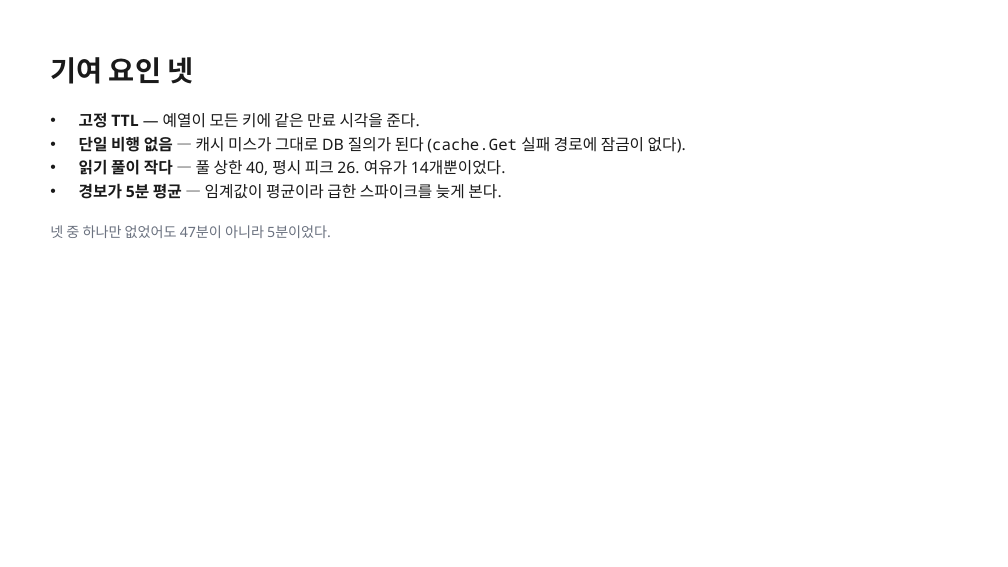
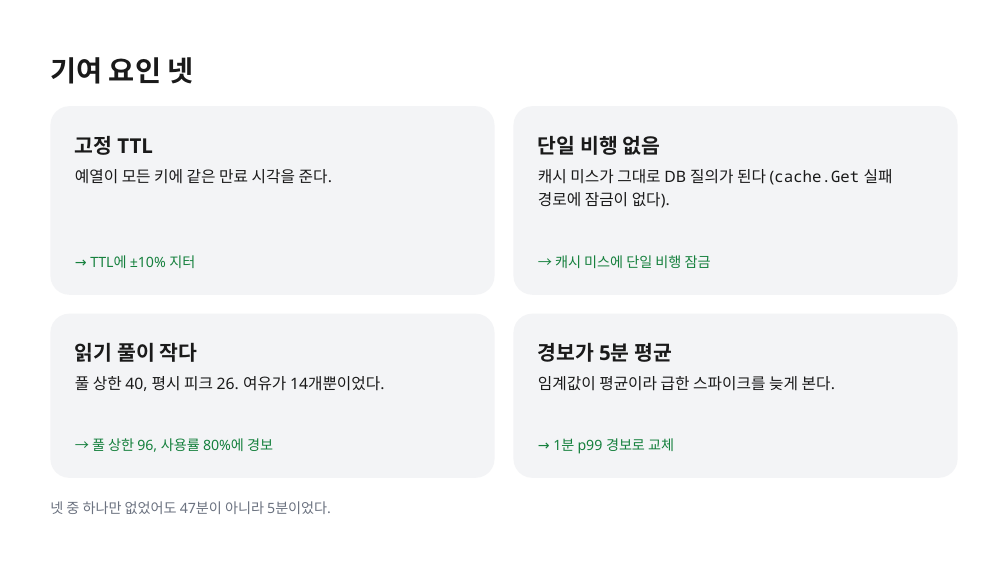
Before and after one commit to k2sebeom/balpyo, a slide deck: slide 6 of examples/showcase/decks/incident-postmortem/inc-2431-장애-회고.pptx. Drawn at 1008x567 pixels with LibreOffice and Linux fonts; fonts in the diff are those of the drawing. Boxes give left, top, right and bottom in pixels: in the first picture for what was removed or moved away, otherwise in the second. Text is boxed around its words. In the diff, an @@ line names an element or a change of style, - is before the commit and + after.

```diff
--- a/examples/showcase/decks/incident-postmortem/inc-2431-장애-회고.pptx
+++ b/examples/showcase/decks/incident-postmortem/inc-2431-장애-회고.pptx
@@ rounded rectangle added at <box>51,106,495,294</box>, fill #F3F4F6 @@
@@ text removed at <box>79,113,686,199</box> @@
-• 고정 TTL — 예열이 모든 키에 같은 만료 시각을 준다.
-• 단일 비행 없음 — 캐시 미스가 그대로 DB 질의가 된다 (cache.Get 실패 경로에 잠금이 없다).
-• 읽기 풀이 작다 — 풀 상한 40, 평시 피크 26. 여유가 14개뿐이었다.
-• 경보가 5분 평균 — 임계값이 평균이라 급한 스파이크를 늦게 본다.
@@ rounded rectangle added at <box>513,106,958,294</box>, fill #F3F4F6 @@
@@ text added at <box>75,136,153,155</box>, 19.5 pt, text #1A1A1A, bold @@
+고정 TTL
@@ text added at <box>538,135,661,155</box>, 19.5 pt, text #1A1A1A, bold @@
+단일 비행 없음
@@ text added at <box>75,169,332,184</box>, 15 pt, text #1A1A1A @@
+예열이 모든 키에 같은 만료 시각을 준다.
@@ text added at <box>538,169,893,208</box>, 15 pt, text #1A1A1A @@
+캐시 미스가 그대로 DB 질의가 된다 (cache.Get 실패 경로에 잠금이 없다).
@@ text added at <box>130,255,195,268</box>, 13.5 pt, text #15803D @@
+→ TTL에 ±10% 지터
@@ text added at <box>555,255,711,268</box>, 13.5 pt, text #15803D @@
+→ 캐시 미스에 단일 비행 잠금
@@ rounded rectangle added at <box>51,314,495,478</box>, fill #F3F4F6 @@
@@ rounded rectangle added at <box>513,314,958,478</box>, fill #F3F4F6 @@
@@ text added at <box>75,342,198,362</box>, 19.5 pt, text #1A1A1A, bold @@
+읽기 풀이 작다
@@ text added at <box>538,342,672,362</box>, 19.5 pt, text #1A1A1A, bold @@
+경보가 5분 평균
@@ text added at <box>75,376,385,391</box>, 15 pt, text #1A1A1A @@
+풀 상한 40, 평시 피크 26. 여유가 14개뿐이었다.
@@ text added at <box>538,376,835,391</box>, 15 pt, text #1A1A1A @@
+임계값이 평균이라 급한 스파이크를 늦게 본다.
@@ text added at <box>92,438,273,452</box>, 13.5 pt, text #15803D @@
+→ 풀 상한 96, 사용률 80%에 경보
@@ text added at <box>578,438,674,454</box>, 13.5 pt, text #15803D @@
+→ 1분 p99 경보로 교체
@@ text "넷 중 하나만 없었어도 47분이 ...": place and size @@
-text "넷 중 하나만 없었어도 47분이 ..." at <box>50,225,331,238</box>
+text "넷 중 하나만 없었어도 47분이 ..." at <box>50,501,331,514</box>
```
Also in this commit, not shown: 8 other slides changed, 14 other files.
